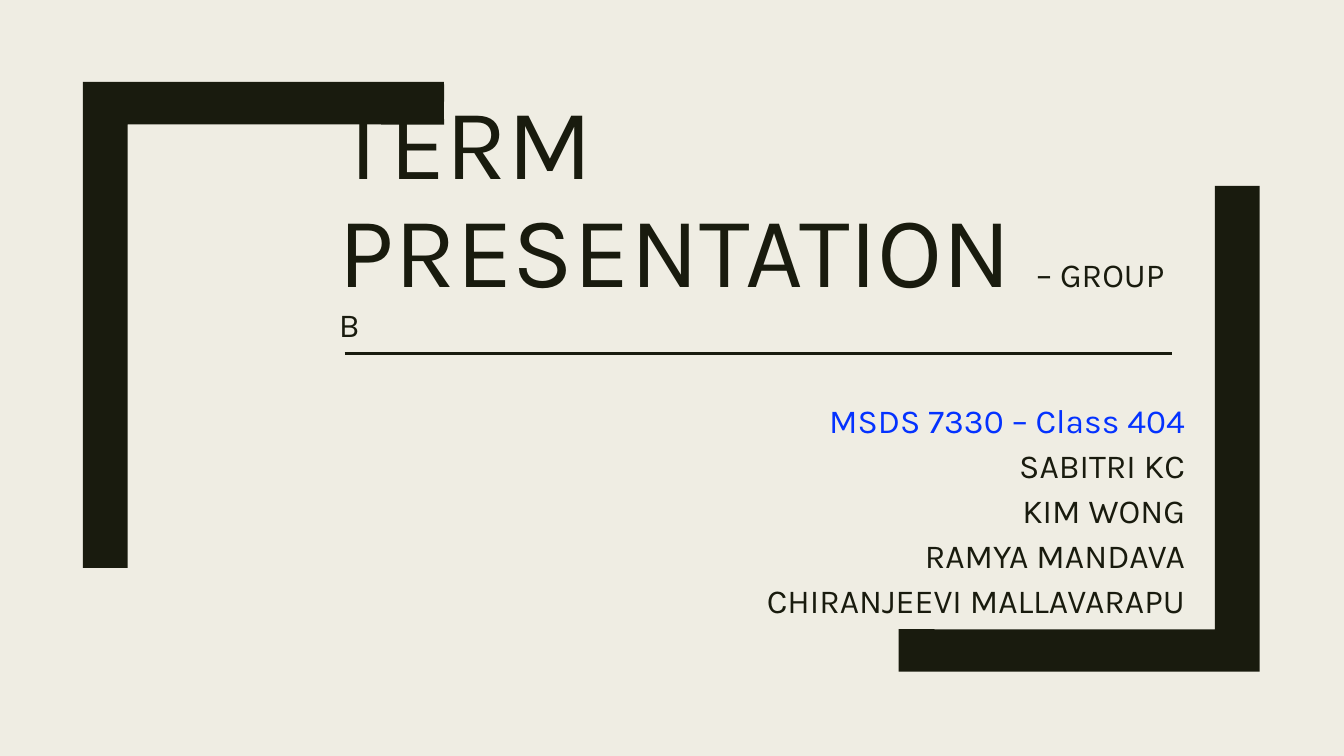
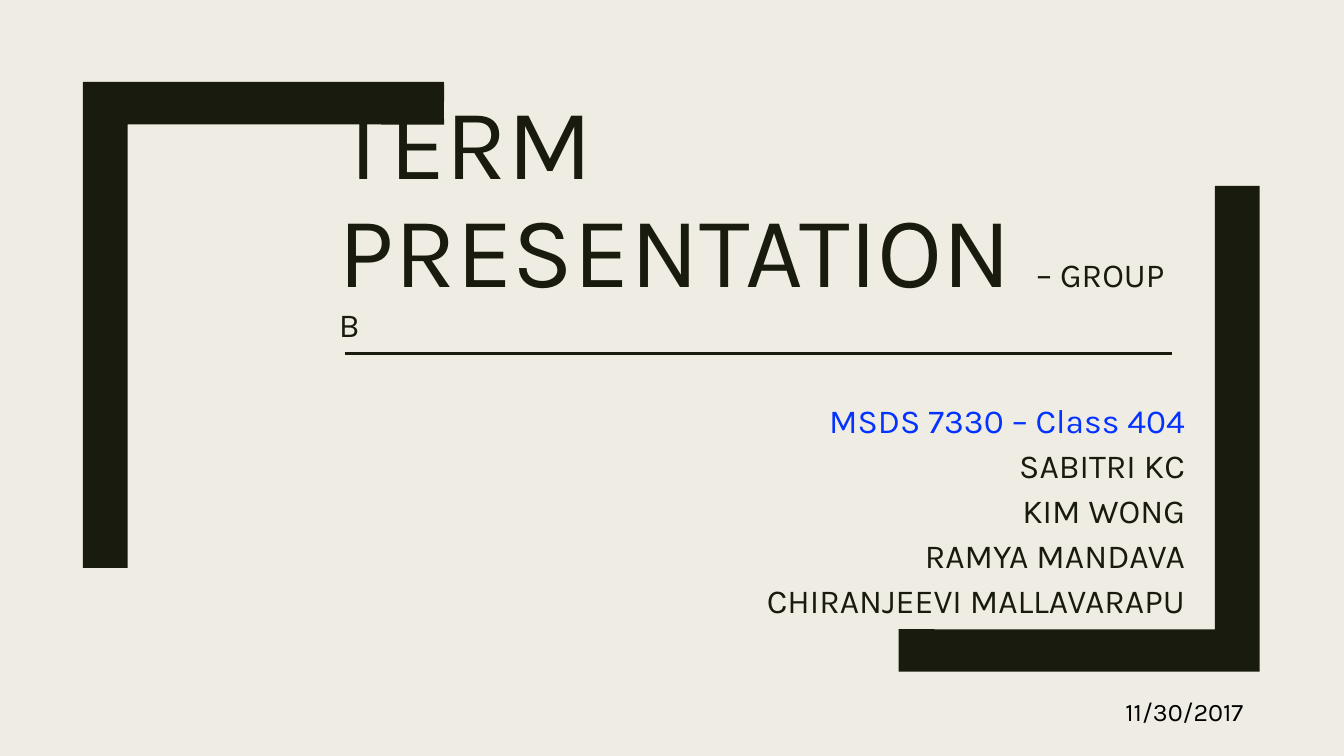
Before and after one commit to skc00/DBMS-Term-Project, a slide deck: slide 1 of Term Presentation MSDS7330-404 GrpB.pptx. Drawn at 1344x756 pixels with LibreOffice and Linux fonts; fonts in the diff are those of the drawing. Boxes give left, top, right and bottom in pixels: in the first picture for what was removed or moved away, otherwise in the second. Text is boxed around its words. In the diff, an @@ line names an element or a change of style, - is before the commit and + after.

Commit message:
Date Updated

```diff
--- a/Term Presentation MSDS7330-404 GrpB.pptx
+++ b/Term Presentation MSDS7330-404 GrpB.pptx
@@ text added at box(1125, 702, 1243, 723), 18 pt, text #000000 @@
+11/30/2017
```
